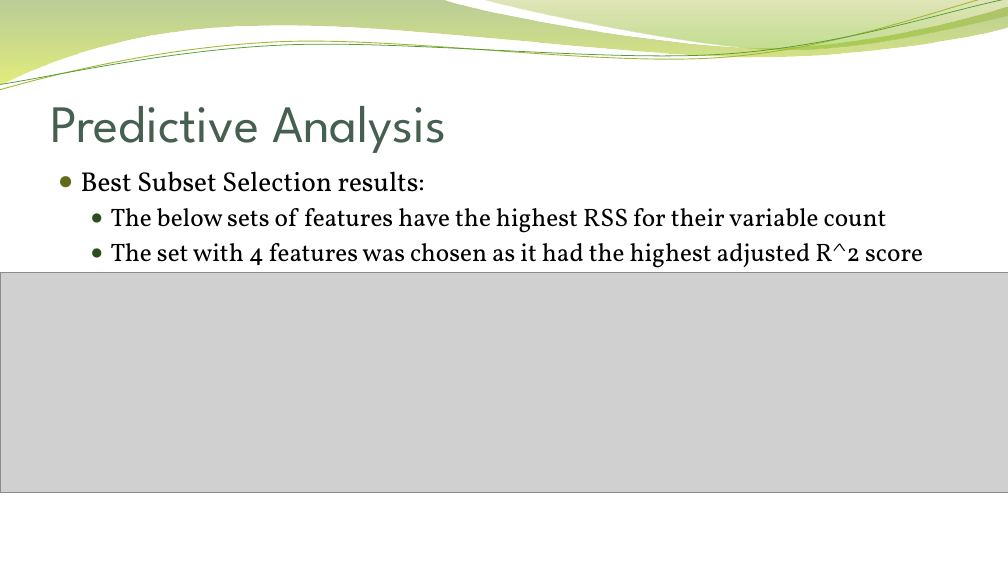
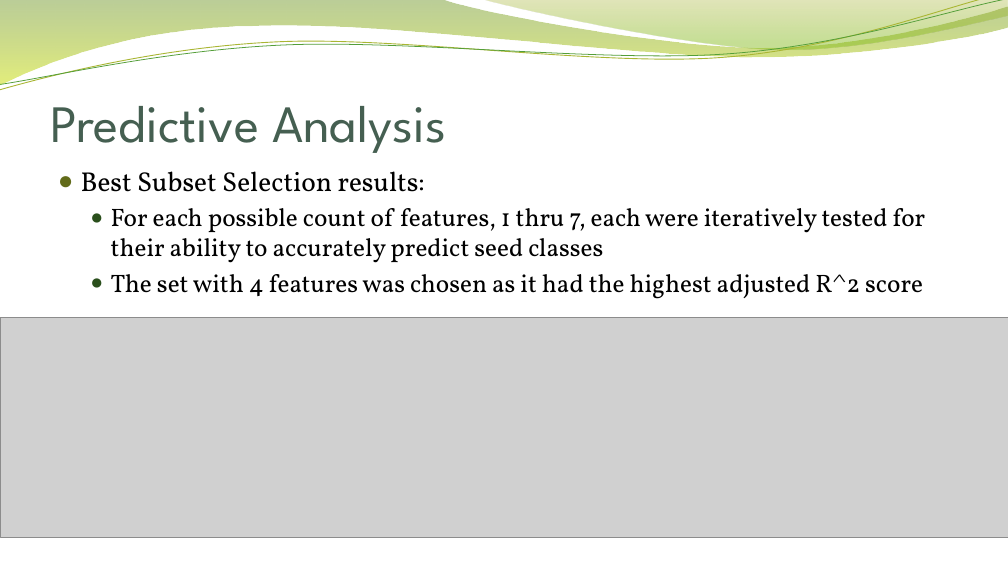
Before and after one commit to ggunaward/Analytics-Portfolio, a slide deck: slide 14 of R/STAT 602 - Applied Statistics II/Classification Project Seeds/Midterm Project - Gavin Gunawardena.pptx. Drawn at 1008x567 pixels with LibreOffice and Linux fonts; fonts in the diff are those of the drawing; grey boxes stand for pictures; background and template pictures are left out. Boxes give left, top, right and bottom in pixels: in the first picture for what was removed or moved away, otherwise in the second. Text is boxed around its words. In the diff, an @@ line names an element or a change of style, - is before the commit and + after.

```diff
--- a/R/STAT 602 - Applied Statistics II/Classification Project Seeds/Midterm Project - Gavin Gunawardena.pptx
+++ b/R/STAT 602 - Applied Statistics II/Classification Project Seeds/Midterm Project - Gavin Gunawardena.pptx
@@ text at (111, 208, 926, 263): text changed @@
-  ● The below sets of features have the highest RSS for their variable count
+  ● For each possible count of features, 1 thru 7, each were iteratively tested for their ability to accurately predict seed classes
@@ picture: place and size @@
-picture at (0, 273, 1008, 493)
+picture at (0, 318, 1008, 538)
```
Also in this commit, not shown: 1 other file.
